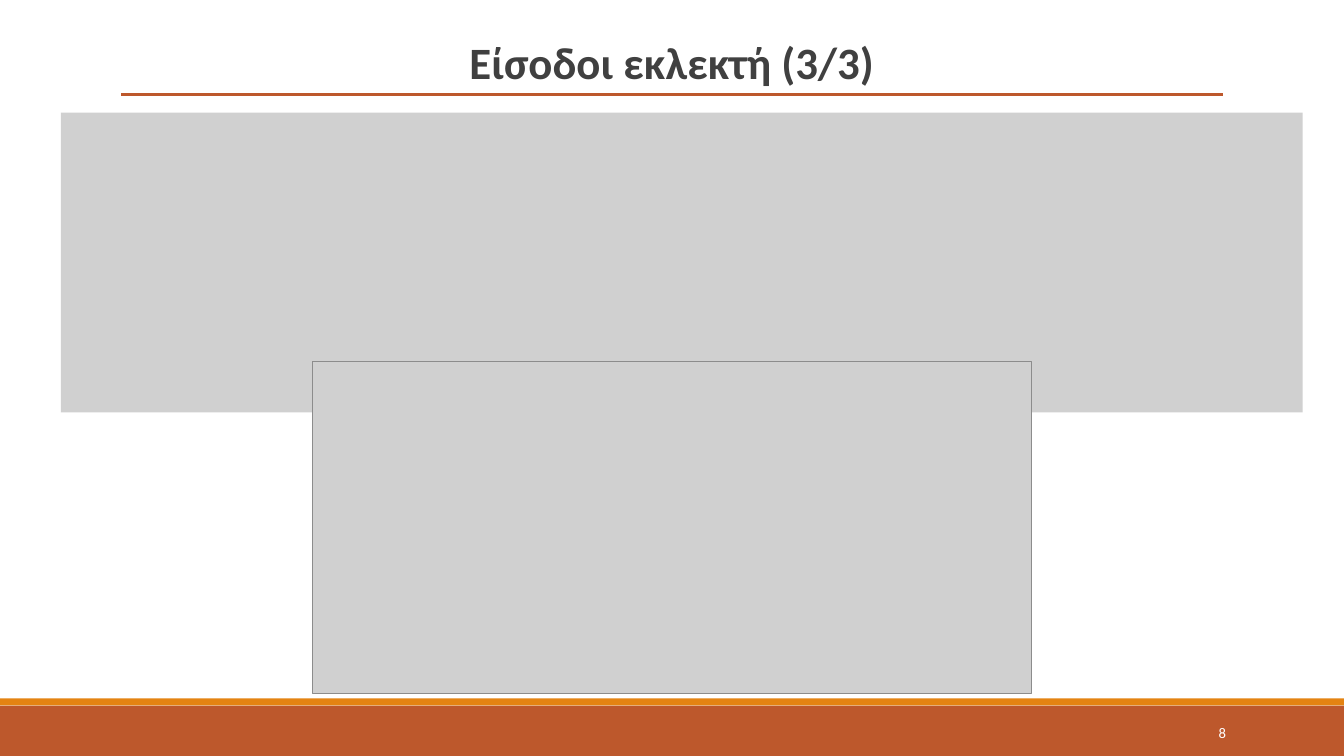
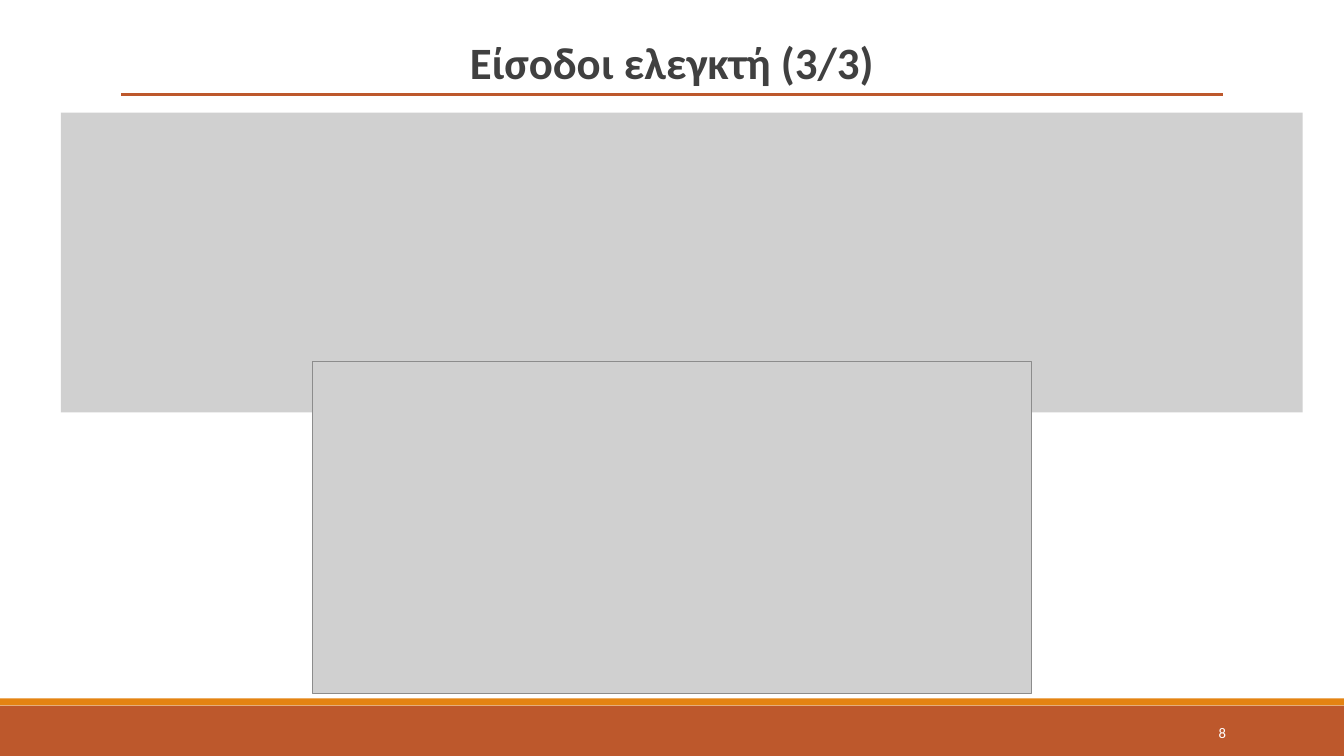
Before and after one commit to kvchr/fuzzy-roundabout-steering, a slide deck: slide 8 of slides/fuzzy_roundabout_slides_GR.pptx. Drawn at 1344x756 pixels with LibreOffice and Linux fonts; fonts in the diff are those of the drawing; grey boxes stand for pictures. Boxes give left, top, right and bottom in pixels: in the first picture for what was removed or moved away, otherwise in the second. Text is boxed around its words. In the diff, an @@ line names an element or a change of style, - is before the commit and + after.

```diff
--- a/slides/fuzzy_roundabout_slides_GR.pptx
+++ b/slides/fuzzy_roundabout_slides_GR.pptx
@@ text at [470,46,874,86]: text changed @@
-Είσοδοι εκλεκτή (3/3)
+Είσοδοι ελεγκτή (3/3)
```
Also in this commit, not shown: 13 other slides changed, 8 other files.
